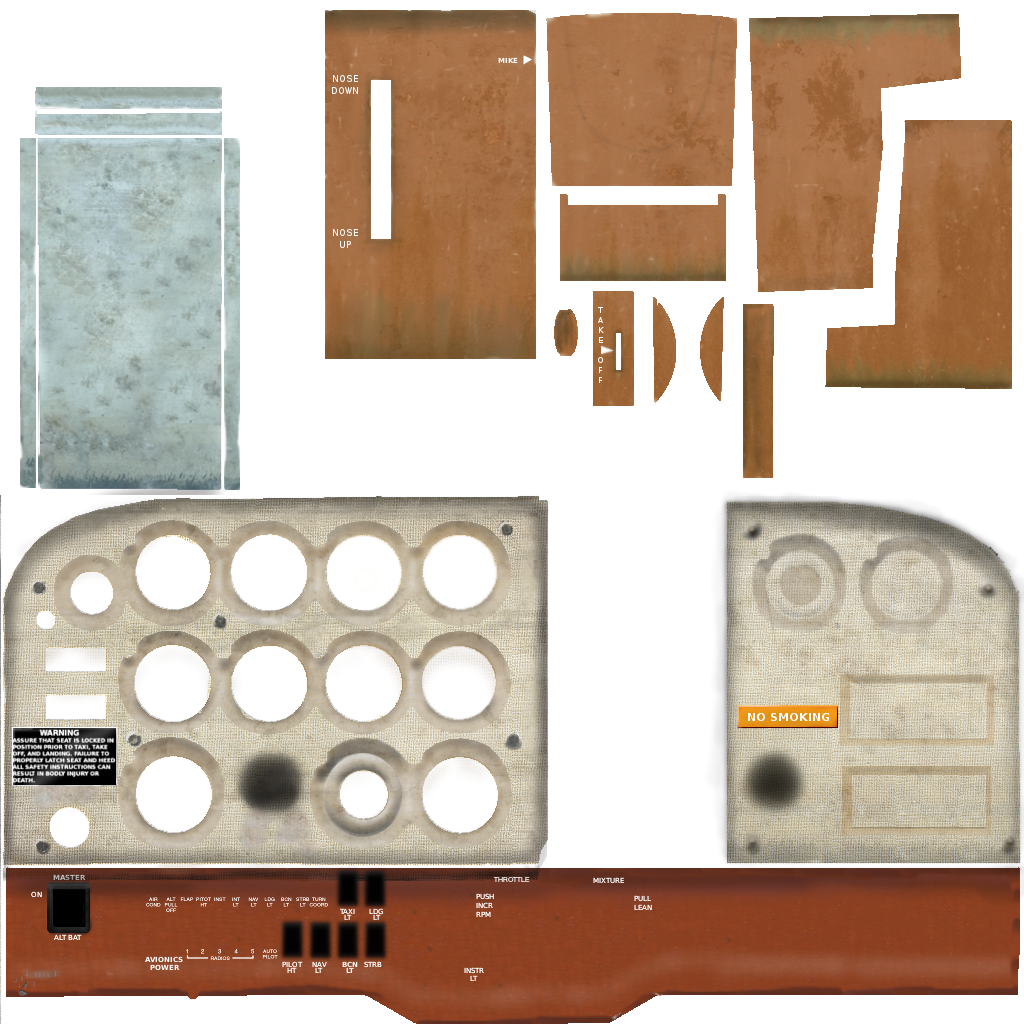
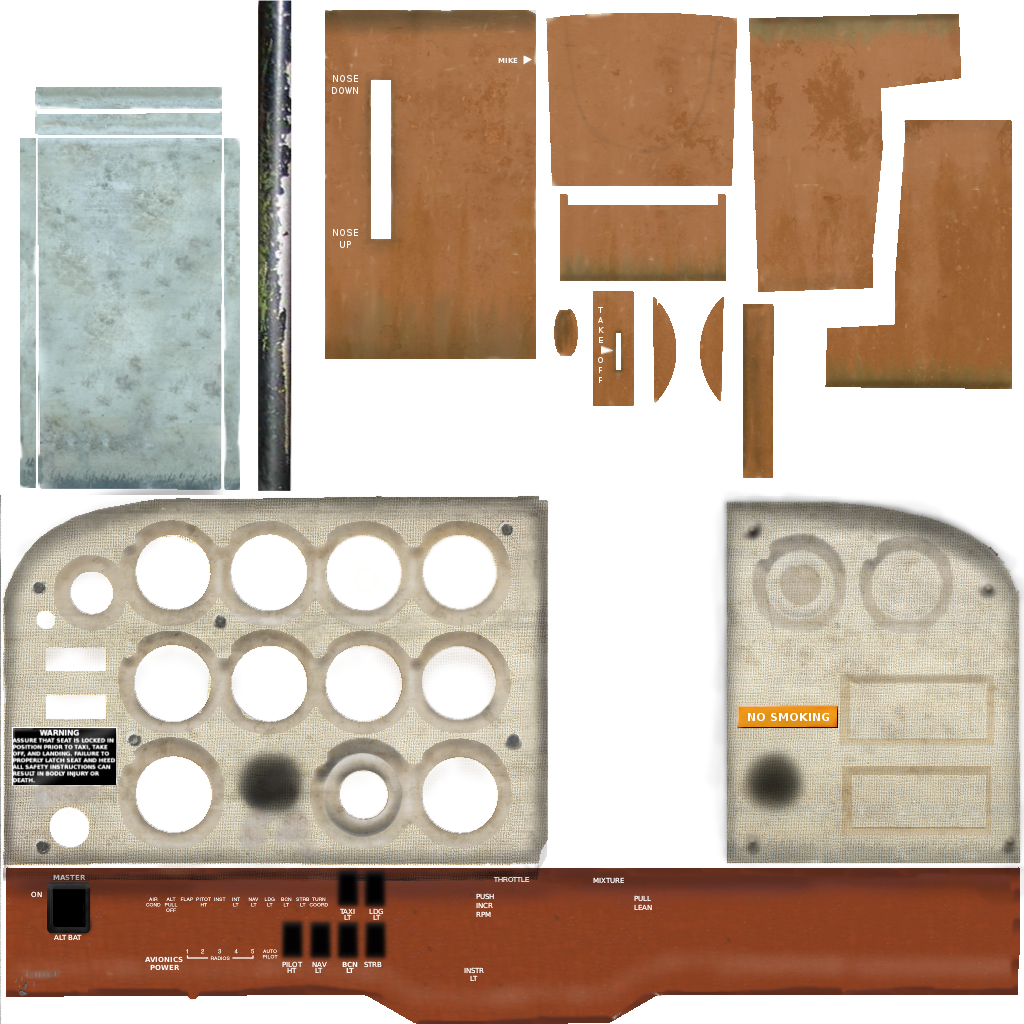
Revision of a layered 1024×1024 image; what changed, layer by layer:
added layer "float bar" above "COLOR_panel.png" over [258, 0, 292, 491]
